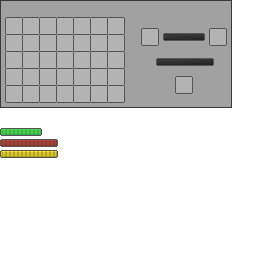
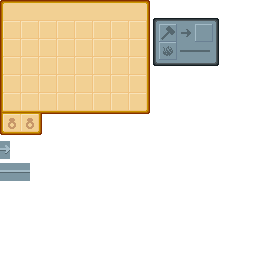
Two versions of the same layered image (256×256). Layer-by-layer changes:
added layer "Layer 38" above "Layer 25" over (0, 0, 219, 181)
hid "Layer 25" over (0, 0, 232, 158)
